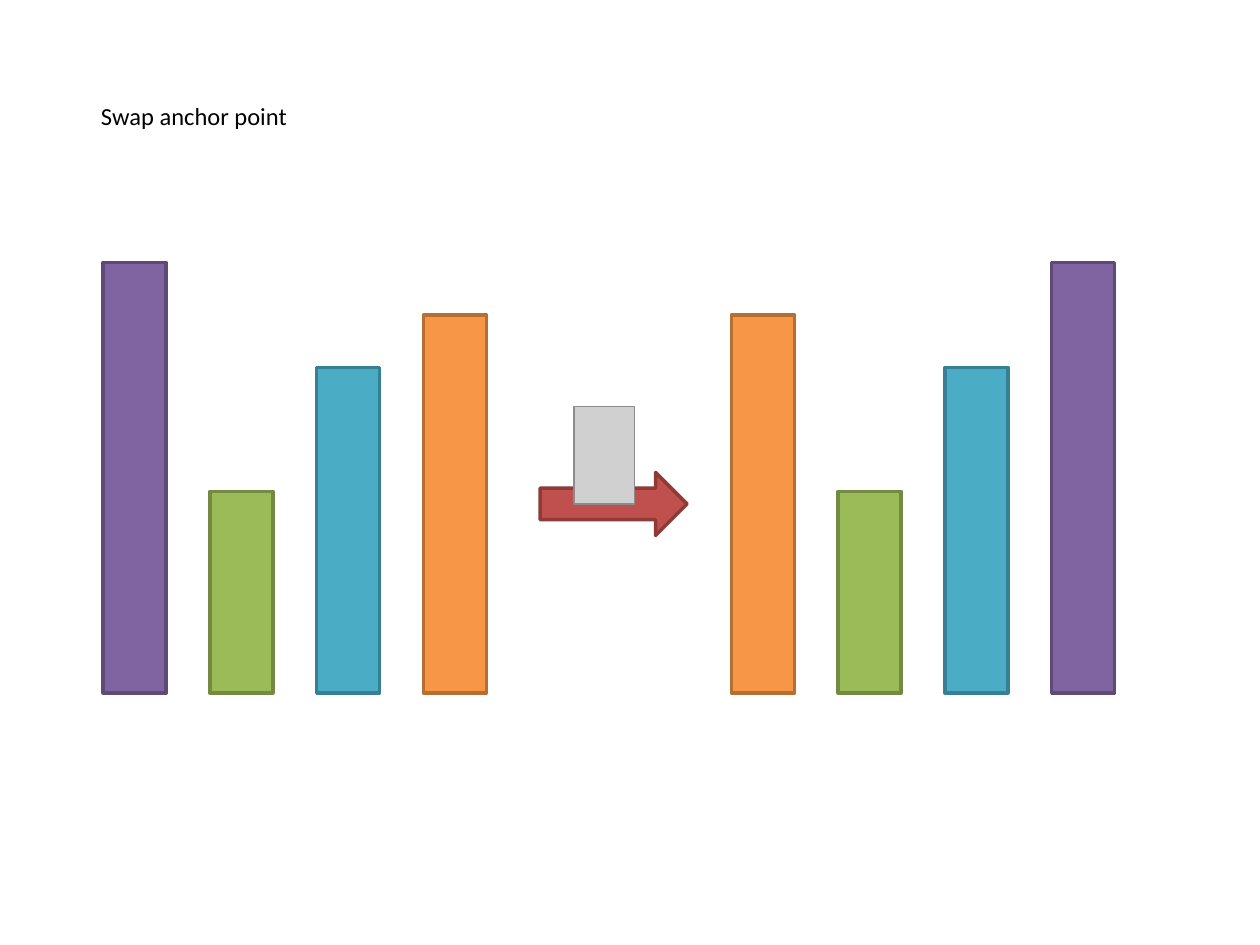
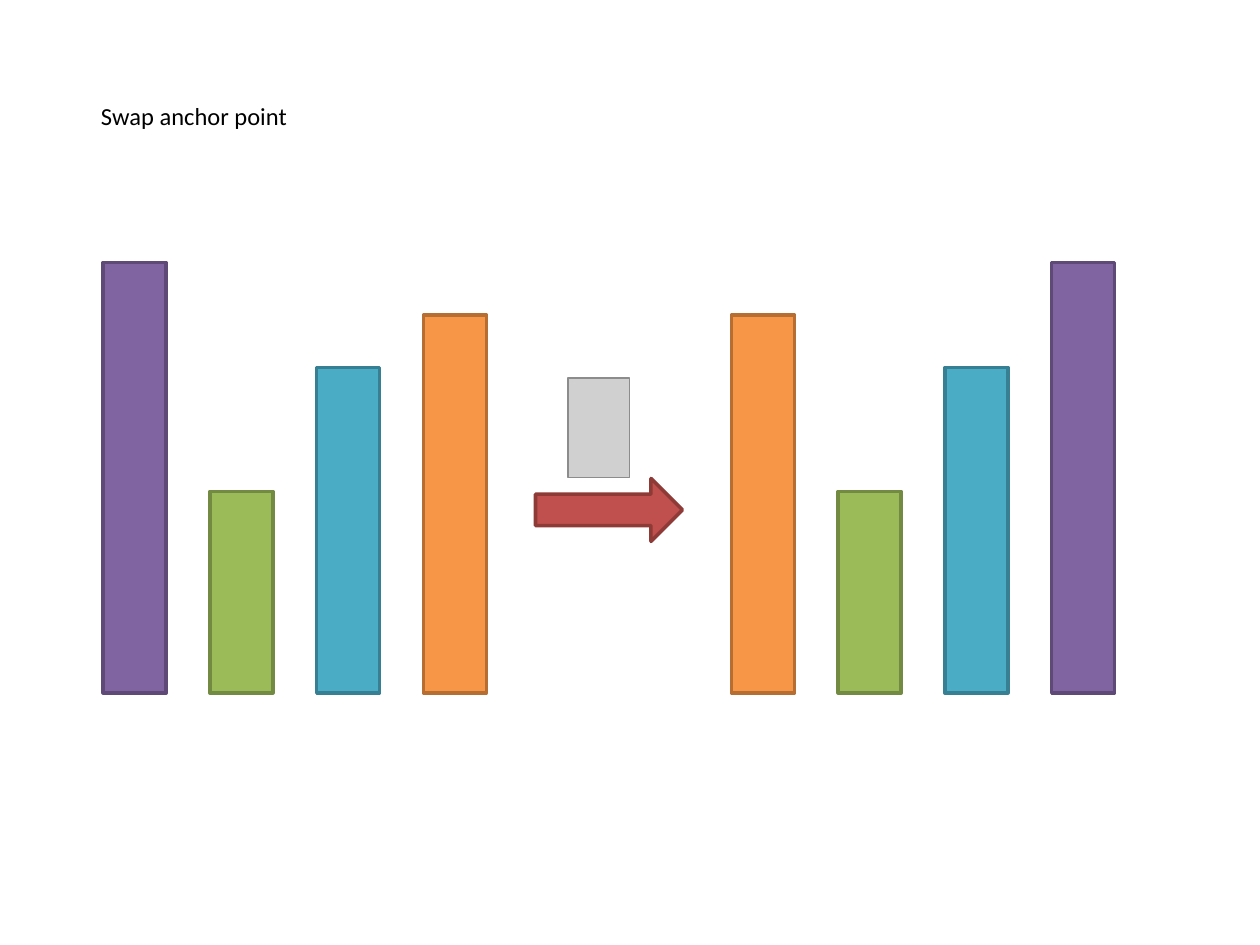
Before and after one commit to PowerPointLabs/PowerPointLabs, a slide deck: slide 31 of doc/Examples-PositionsLab.pptx (slide 24 before the commit). Drawn at 1260x945 pixels with LibreOffice and Linux fonts; fonts in the diff are those of the drawing; grey boxes stand for pictures. Boxes give left, top, right and bottom in pixels: in the first picture for what was removed or moved away, otherwise in the second. Text is boxed around its words. In the diff, an @@ line names an element or a change of style, - is before the commit and + after.

```diff
--- a/doc/Examples-PositionsLab.pptx
+++ b/doc/Examples-PositionsLab.pptx
@@ picture added at (568, 378, 630, 478) @@
@@ picture removed at (575, 407, 635, 504) @@
@@ right arrow: place and size @@
-right arrow at (541, 472, 688, 536)
+right arrow at (536, 479, 683, 542)
```
Also in this commit, not shown: 17 other slides changed, 6 slides added, 10 other files.
